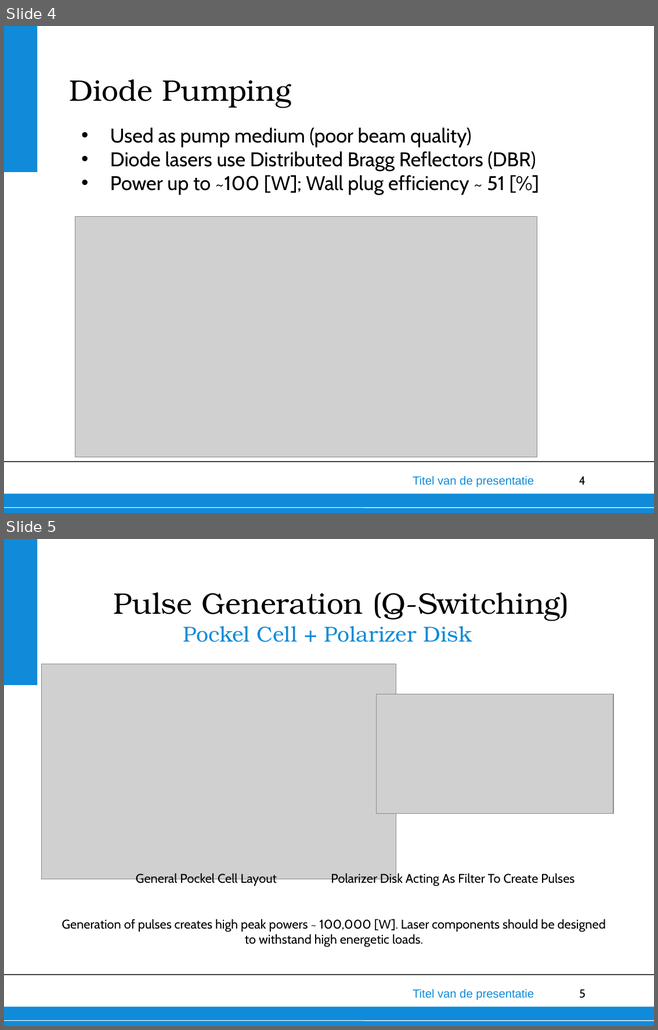
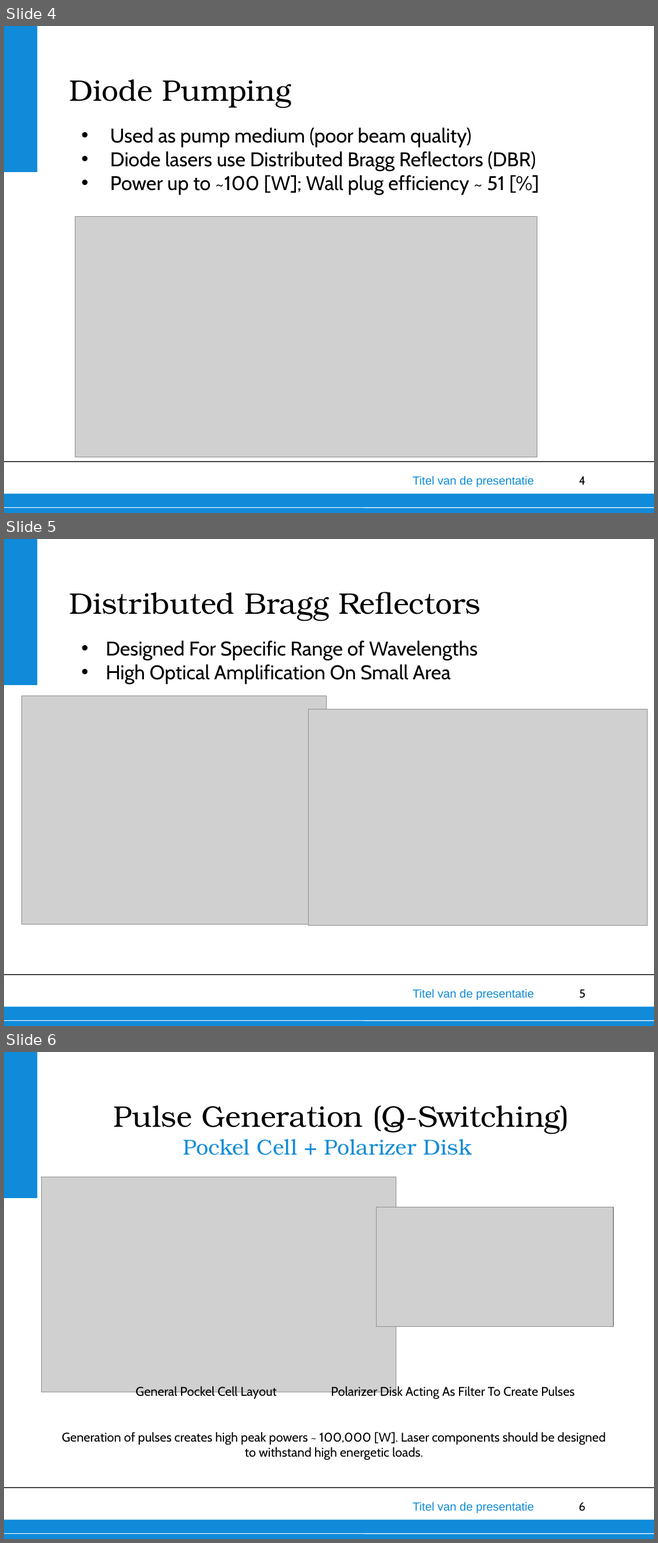
Before and after one commit to thewisenerd/laser-swarm, a slide deck: finalPresentation/subsections/laser_v1.1.ppt. Shown one above the other, each under a label of ours: slides 4 and 5 before the commit, slides 4, 5 and 6 after it. The pictures are 658x1030 and 658x1543 pixels, drawn with LibreOffice and Linux fonts; fonts in the diff are those of the drawing; grey boxes stand for pictures; background and template pictures are left out. Boxes give left, top, right and bottom in pixels: in the first picture for what was removed or moved away, otherwise in the second. Text is boxed around its words. In the diff, an @@ line names an element or a change of style, - is before the commit and + after.

```diff
--- a/finalPresentation/subsections/laser_v1.1.ppt
+++ b/finalPresentation/subsections/laser_v1.1.ppt
@@ slide 5 added at box(4, 539, 654, 1026), background #FFFFFF; not listed: 6 template elements that a slide beside it also shows @@
@@ title added at box(69, 592, 480, 621), 33 pt, text #000000 @@
+Distributed Bragg Reflectors
@@ text added at box(106, 641, 477, 685), 22 pt, text #000000 @@
+• Designed For Specific Range of Wavelengths
+• High Optical Amplification On Small Area
@@ picture added at box(21, 696, 326, 924) @@
@@ picture added at box(308, 709, 647, 925) @@
@@ what was slide 5 is now slide 6 @@
@@ page number at box(578, 1503, 585, 1511): text changed @@
-5
+6
```
Also in this commit, not shown: 2 slides changed.
